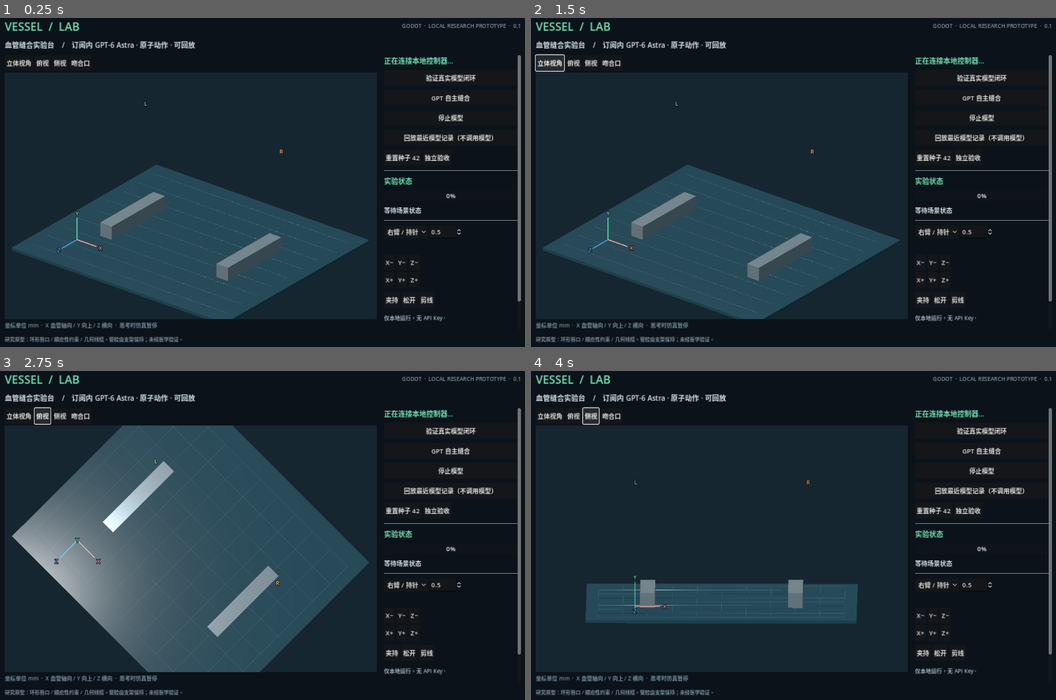
Above: before the commit, frames 1-4 (two rows, left to right).
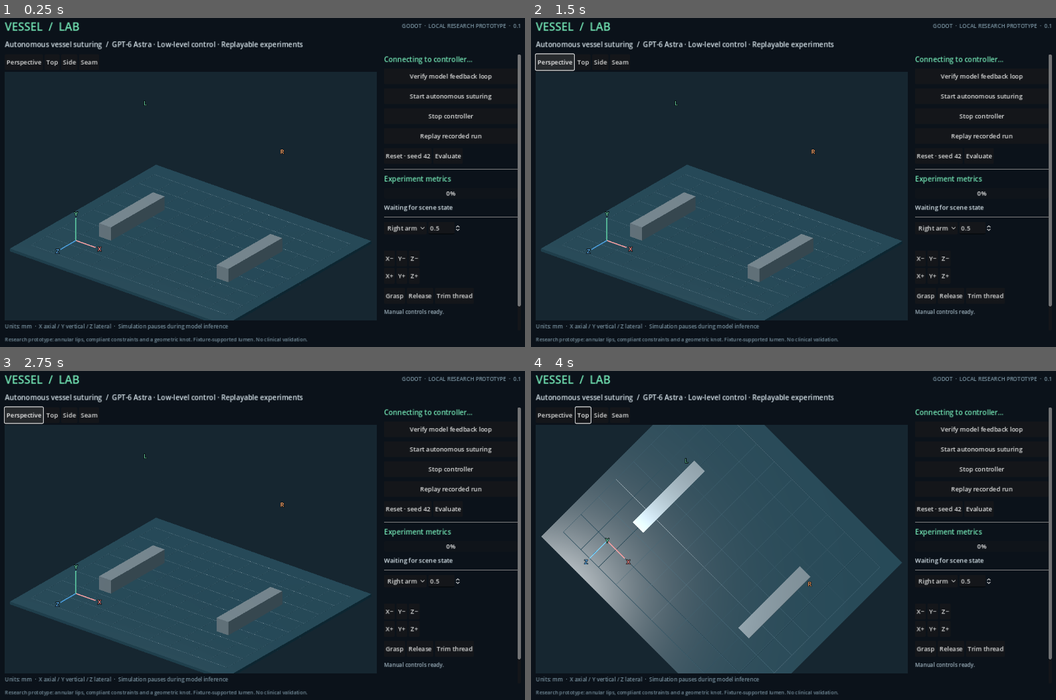
Above: after the commit, the same moments.

Repository: CPTM511/vessel-lab
Game: Godot game, scene res://main.tscn
The game is run twice, just before and just after one commit, with the same random seed, the same clock (stepped at 60 frames per second) and the same inputs.
Inputs (mouse positions are in pixels of both pictures, inside the frame that each line leads up to):
- Up to frame 1 (0.25 s): no input
- Up to frame 2 (1.5 s): click (546, 64) at 0.5 s, where only the run before the commit has a clickable "立体视角"; click (552, 60) at 1.25 s, where only the run after the commit has a clickable "Perspective"
- Up to frame 3 (2.75 s): click (42, 417) at 2 s, where only the run before the commit has a clickable "俯视"
- Up to frame 4 (4 s): click (583, 413) at 2.75 s, where only the run after the commit has a clickable "Top"; click (588, 417) at 3.5 s, where only the run before the commit has a clickable "侧视"

The runs differ from the first frame. In frame 1, 5.5% of the frame differs, in the area x 0-100%, y 6-99%; in frame 2, 5.6%; in frame 3, 31%; in frame 4, 36%.

Commit message:
Publish English research interface and avoid stalled frame capture

Diff:
--- a/godot/main.gd
+++ b/godot/main.gd
@@ -7,6 +7,7 @@
 var rendered_revision = -1
 var poll_busy = false
 var capture_busy = false
+var uploaded_frames = 0
 var command_busy = false
 var agent_running = false
 var last_phase = ""
@@ -92,7 +93,7 @@
 	title.size_flags_horizontal = Control.SIZE_EXPAND_FILL
 	header.add_child(title)
 	header.add_child(label("GODOT  ·  LOCAL RESEARCH PROTOTYPE  ·  0.1", 13, Color("78919f")))
-	layout.add_child(label("血管缝合实验台    /    订阅内 GPT-6 Astra · 原子动作 · 可回放", 17))
+	layout.add_child(label("Autonomous vessel suturing  /  GPT-6 Astra · Low-level control · Replayable experiments", 17))
 	var body = HBoxContainer.new()
 	body.size_flags_vertical = Control.SIZE_EXPAND_FILL
 	body.add_theme_constant_override("separation", 18)
@@ -102,10 +103,10 @@
 	body.add_child(view_column)
 	var cameras = HBoxContainer.new()
 	view_column.add_child(cameras)
-	button("立体视角", func(): set_camera(Vector3(11, 9, 14)), cameras)
-	button("俯视", func(): set_camera(Vector3(0.1, 18, 0.1)), cameras)
-	button("侧视", func(): set_camera(Vector3(0.1, 3, 19)), cameras)
-	button("吻合口", func(): set_camera(Vector3(10, 4, 7)), cameras)
+	button("Perspective", func(): set_camera(Vector3(11, 9, 14)), cameras)
+	button("Top", func(): set_camera(Vector3(0.1, 18, 0.1)), cameras)
+	button("Side", func(): set_camera(Vector3(0.1, 3, 19)), cameras)
+	button("Seam", func(): set_camera(Vector3(10, 4, 7)), cameras)
 	var view_container = SubViewportContainer.new()
 	view_container.stretch = true
 	view_container.size_flags_vertical = Control.SIZE_EXPAND_FILL
@@ -117,7 +118,7 @@
 	viewport.own_world_3d = true
 	viewport.render_target_update_mode = SubViewport.UPDATE_ALWAYS
 	view_container.add_child(viewport)
-	view_column.add_child(label("坐标单位 mm  ·  X 血管轴向 / Y 向上 / Z 横向  ·  思考时仿真暂停", 13, Color("78919f")))
+	view_column.add_child(label("Units: mm  ·  X axial / Y vertical / Z lateral  ·  Simulation pauses during model inference", 13, Color("78919f")))
 	var panel_scroll = ScrollContainer.new()
 	panel_scroll.custom_minimum_size.x = 330
 	panel_scroll.horizontal_scroll_mode = ScrollContainer.SCROLL_MODE_DISABLED
@@ -126,30 +127,30 @@
 	panel.size_flags_horizontal = Control.SIZE_EXPAND_FILL
 	panel.add_theme_constant_override("separation", 10)
 	panel_scroll.add_child(panel)
-	status_label = label("正在连接本地控制器…", 17, ACCENT)
+	status_label = label("Connecting to controller…", 17, ACCENT)
 	panel.add_child(status_label)
-	button("验证真实模型闭环", func(): command("/api/agent/start", {"task": "loop"}), panel, true)
-	button("GPT 自主缝合", func(): command("/api/agent/start", {"task": "suture"}), panel, true)
-	button("停止模型", func(): command("/api/agent/stop", {}), panel)
-	button("回放最近模型记录（不调用模型）", func(): command("/api/replay/start", {}), panel, true)
+	button("Verify model feedback loop", func(): command("/api/agent/start", {"task": "loop"}), panel, true)
+	button("Start autonomous suturing", func(): command("/api/agent/start", {"task": "suture"}), panel, true)
+	button("Stop controller", func(): command("/api/agent/stop", {}), panel)
+	button("Replay recorded run", func(): command("/api/replay/start", {}), panel, true)
 	var reset_row = HBoxContainer.new()
 	panel.add_child(reset_row)
-	button("重置种子 42", func(): command("/api/reset", {"seed": 42}), reset_row, true)
-	button("独立验收", finish_episode, reset_row, true)
+	button("Reset · seed 42", func(): command("/api/reset", {"seed": 42}), reset_row, true)
+	button("Evaluate", finish_episode, reset_row, true)
 	panel.add_child(HSeparator.new())
-	panel.add_child(label("实验状态", 17, ACCENT))
+	panel.add_child(label("Experiment metrics", 17, ACCENT))
 	progress = ProgressBar.new()
 	progress.max_value = 100
 	progress.custom_minimum_size.y = 18
 	panel.add_child(progress)
-	metrics_label = label("等待场景状态", 15)
+	metrics_label = label("Waiting for scene state", 15)
 	panel.add_child(metrics_label)
 	panel.add_child(HSeparator.new())
 	var manual_row = HBoxContainer.new()
 	panel.add_child(manual_row)
 	arm_select = OptionButton.new()
-	arm_select.add_item("右臂 / 持针")
-	arm_select.add_item("左臂 / 抓持")
+	arm_select.add_item("Right arm")
+	arm_select.add_item("Left arm")
 	manual_row.add_child(arm_select)
 	move_size = SpinBox.new()
 	move_size.min_value = 0.1
@@ -171,10 +172,10 @@
 		button(["X+", "Y+", "Z+"][axis], func(): jog(a, 1), grid, true)
 	var jaw_row = HBoxContainer.new()
 	panel.add_child(jaw_row)
-	button("夹持", func(): jaw(0.0), jaw_row, true)
-	button("松开", func(): jaw(1.0), jaw_row, true)
-	button("剪线", func(): command("/api/cut", {"commandId": command_id(), "source": "manual"}), jaw_row, true)
-	feedback_label = label("仅本地运行，无 API Key。", 13, Color("9fb3bf"))
+	button("Grasp", func(): jaw(0.0), jaw_row, true)
+	button("Release", func(): jaw(1.0), jaw_row, true)
+	button("Trim thread", func(): command("/api/cut", {"commandId": command_id(), "source": "manual"}), jaw_row, true)
+	feedback_label = label("Manual controls ready.", 13, Color("9fb3bf"))
 	feedback_label.autowrap_mode = TextServer.AUTOWRAP_WORD_SMART
 	feedback_label.custom_minimum_size.y = 40
 	panel.add_child(feedback_label)
@@ -183,7 +184,7 @@
 	events_label.custom_minimum_size.y = 70
 	events_label.add_theme_font_size_override("normal_font_size", 12)
 	panel.add_child(events_label)
-	layout.add_child(label("研究原型：环形唇口 / 顺应性约束 / 几何线结。管腔由支架保持；未经医学验证。", 12, Color("78919f")))
+	layout.add_child(label("Research prototype: annular lips, compliant constraints and a geometric knot. Fixture-supported lumen. No clinical validation.", 12, Color("78919f")))
 
 func build_world() -> void:
 	world = Node3D.new()
@@ -350,7 +351,7 @@
 	req.queue_free()
 	poll_busy = false
 	if response[1] != 200:
-		status_label.text = "控制器未连接 · 请运行启动脚本"
+		status_label.text = "Controller offline · run the launcher"
 		return
 	var data = JSON.parse_string(response[3].get_string_from_utf8())
 	if not data is Dictionary:
@@ -364,13 +365,13 @@
 	if phase != last_phase:
 		last_phase = phase
 		rendered_revision = -1
-	status_label.text = (("回放 · " if data.agent.get("task") == "replay" else "GPT-6 Astra · ") + data.agent.get("phase", "运行中")) if agent_running else ("Godot 已连接 · " + str(state.status))
+	status_label.text = (("Replay · " if data.agent.get("task") == "replay" else "GPT-6 Astra · ") + data.agent.get("phase", "running")) if agent_running else ("Godot connected · " + str(state.status))
 	if not agent_running and data.agent.get("task") == "replay":
-		status_label.text = "回放已结束 · 无模型调用"
+		status_label.text = "Replay finished · recorded actions"
 	for b in buttons:
 		b.disabled = agent_running
 	progress.value = state.metrics.coverage * 100
-	metrics_label.text = "闭合覆盖  %.1f%%\n缝线连接  %d    /    线结  %s\n平均间隙  %.3f mm\n剪线  %s    /    损伤  %.3f\n仿真时间  %.2f s    /    状态版本 %d" % [state.metrics.coverage*100, state.metrics.bridges, "已固定" if state.metrics.knot else "未固定", state.metrics.meanGap, "完成" if state.metrics.cut else "未完成", state.metrics.damage, state.time, state.revision]
+	metrics_label.text = "Closure coverage  %.1f%%\nThread bridges  %d  /  Knot  %s\nMean gap  %.3f mm\nTrimmed  %s  /  Damage  %.3f\nSim time  %.2f s  /  Revision %d" % [state.metrics.coverage*100, state.metrics.bridges, "secured" if state.metrics.knot else "unsecured", state.metrics.meanGap, "yes" if state.metrics.cut else "no", state.metrics.damage, state.time, state.revision]
 	coords_label.text = "R  (%.2f, %.2f, %.2f)\nL  (%.2f, %.2f, %.2f)" % [state.arms.right.position[0], state.arms.right.position[1], state.arms.right.position[2], state.arms.left.position[0], state.arms.left.position[1], state.arms.left.position[2]]
 	var event_lines: Array[String] = []
 	for ev in state.events:
@@ -379,7 +380,7 @@
 	if data.agent.get("error"):
 		feedback_label.text = str(data.agent.error)
 	if state.get("result"):
-		feedback_label.text = "独立验收：" + ("通过" if state.result.passed else "未通过") + "\n" + str(state.result.checks)
+		feedback_label.text = "Evaluation: " + ("PASS" if state.result.passed else "FAIL") + "\n" + str(state.result.checks)
 	if rendered_revision != int(state.revision) and not capture_busy:
 		draw_state(state)
 		rendered_revision = int(state.revision)
@@ -389,7 +390,9 @@
 	if capture_busy:
 		return
 	capture_busy = true
-	await RenderingServer.frame_post_draw
+	# Request an actual draw even when the native window is minimized or occluded.
+	await get_tree().process_frame
+	RenderingServer.force_draw(false)
 	var img = viewport.get_texture().get_image()
 	if img.get_width() > 1000:
 		img.resize(1000, int(float(img.get_height())*1000/img.get_width()))
@@ -399,13 +402,21 @@
 		ui_image.resize(1600, int(float(ui_image.get_height())*1600/ui_image.get_width()))
 	var ui_b64 = Marshalls.raw_to_base64(ui_image.save_jpg_to_buffer(.90))
 	var req = HTTPRequest.new()
+	req.timeout = 3
 	add_child(req)
-	req.request(BASE + "/api/frame", ["Conte …(252 unchanged characters)…
+	var err = req.request(BASE + "/api/frame", ["Conte …(252 unchanged characters)…
+	if err != OK:
+		req.queue_free()
+		capture_busy = false
+		rendered_revision = -1
+		return
 	var upload = await req.request_completed
 	req.queue_free()
 	capture_busy = false
 	if upload[1] != 200:
 		rendered_revision = -1
+	else:
+		uploaded_frames += 1
 
 func command_id() -> String:
 	return "godot-" + str(Time.get_ticks_usec())
@@ -426,7 +437,7 @@
 	req.queue_free()
 	command_busy = false
 	var data = JSON.parse_string(result[3].get_string_from_utf8())
-	feedback_label.text = str(data.get("error", "操作已执行")) if data is Dictionary else "网络错误"
+	feedback_label.text = str(data.get("error", "Command applied")) if data is Dictionary else "Connection error"
 	poll()
 
 func jog(axis: int, direction: int) -> void:
--- /dev/null
+++ b/godot/test_background_capture.gd
@@ -0,0 +1,38 @@
+# Requires the local service and a graphical Godot renderer. No model inference.
+extends SceneTree
+
+func _initialize() -> void:
+	run.call_deferred()
+
+func wait_for_upload(scene: Control, previous: int) -> bool:
+	var deadline = Time.get_ticks_msec() + 12000
+	while Time.get_ticks_msec() < deadline:
+		if scene.uploaded_frames > previous:
+			return true
+		await create_timer(.1).timeout
+	return false
+
+func run() -> void:
+	root.size = Vector2i(1280, 820)
+	var scene = load("res://main.tscn").instantiate()
+	root.add_child(scene)
+	if not await wait_for_upload(scene, 0):
+		push_error("Initial Godot frame was not uploaded")
+		quit(1)
+		return
+	var initial_image = scene.viewport.get_texture().get_image().get_data()
+	# Disable automatic rendering to exercise capture's explicit redraw path.
+	# This does not claim that the host accepted a native minimize request.
+	RenderingServer.render_loop_enabled = false
+	var previous = scene.uploaded_frames
+	scene.set_camera(Vector3(10, 4, 7))
+	if not await wait_for_upload(scene, previous):
+		push_error("Godot did not upload a new frame with automatic rendering disabled")
+		quit(1)
+		return
+	var rendered_image = scene.viewport.get_texture().get_image()
+	var changed = initial_image != rendered_image.get_data()
+	var passed = not rendered_image.is_empty() and changed and not RenderingServer.render_loop_enabled
+	print(JSON.stringify({"test": "explicit_redraw_capture", "passed": passed, "automatic_render_loop": RenderingServer.render_loop_enabled, "changed_image": changed, "uploaded_frames": scene.uploaded_frames, "image_width": rendered_image.get_width(), "revision": scene.rendered_revision}))
+	RenderingServer.render_loop_enabled = true
+	quit(0 if passed else 1)
Not shown, changed: .gitignore
Not shown, added: CONTRIBUTING.md
Not shown, changed: README.md
Not shown, changed: agent.mjs
Not shown, changed: evidence/VERIFICATION.md
Not shown, added: evidence/background-capture-check.txt
Not shown, changed: evidence/godot-ui-replay.jpg
Not shown, changed: launch.mjs
Not shown, changed: package.json
Not shown, changed: replay.mjs
Not shown, changed: server.mjs
